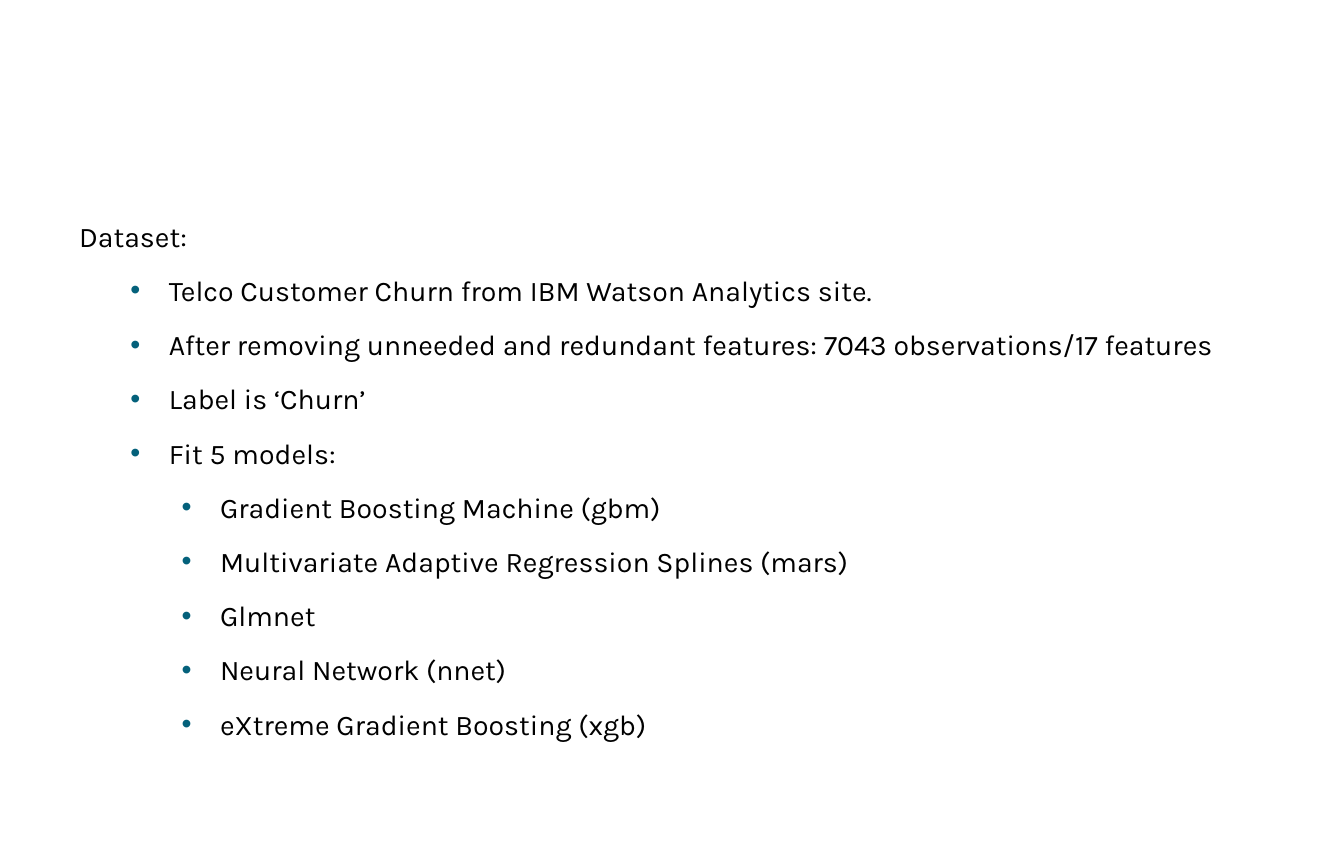
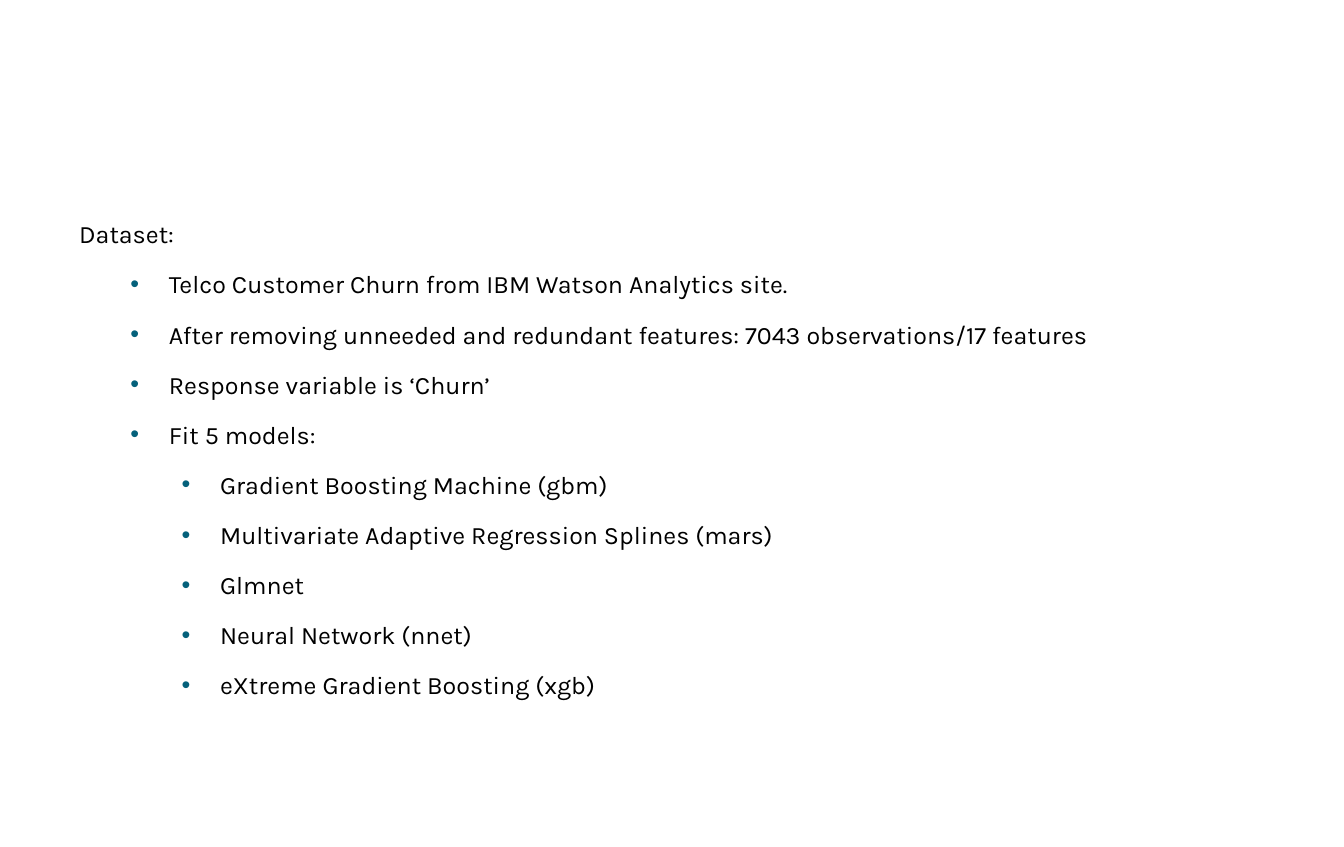
Before and after one commit to mattdube/stl-rug_lime, a slide deck: slide 12 of Slides/stl-rug_lime_01092019.pptx. Drawn at 1344x847 pixels with LibreOffice and Linux fonts; fonts in the diff are those of the drawing; background and template pictures are left out. Boxes give left, top, right and bottom in pixels: in the first picture for what was removed or moved away, otherwise in the second. Text is boxed around its words. In the diff, an @@ line names an element or a change of style, - is before the commit and + after.

Commit message:
updated slides

```diff
--- a/Slides/stl-rug_lime_01092019.pptx
+++ b/Slides/stl-rug_lime_01092019.pptx
@@ text at (x1=79, y1=227, x2=1087, y2=700): size 20 to 17.6 pt; indent changed @@
@@ text at (x1=169, y1=377, x2=490, y2=400): text changed; size 20 to 17.6 pt @@
-  • Label is ‘Churn’
+  • Response variable is ‘Churn’
```
Also in this commit, not shown: 9 other slides changed.
